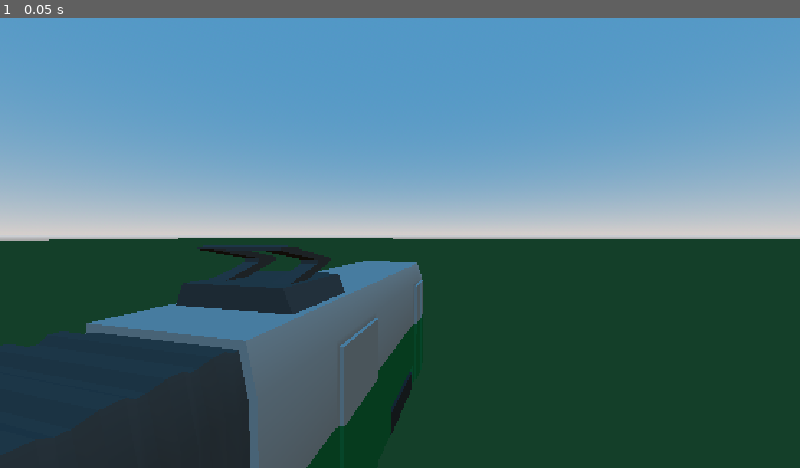
Above: before the commit, frame 1.
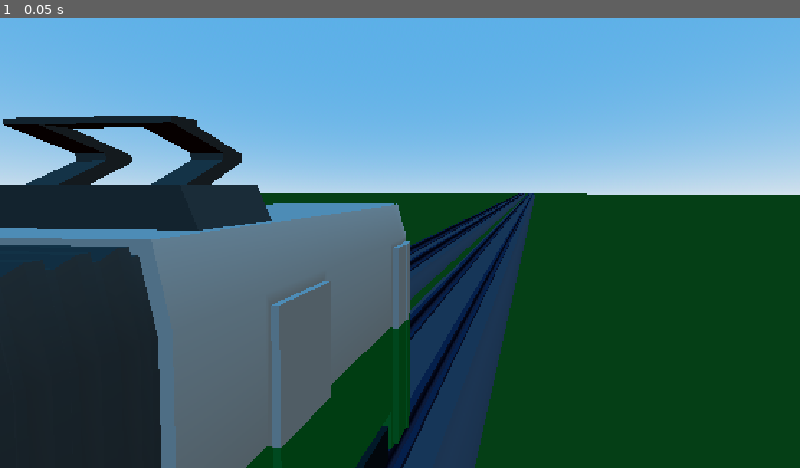
Above: after the commit, the same moment.

Repository: gracedes/mbta-auto-battler
Game: Godot game, scene res://node_2d.tscn
Same seed, same stepped clock (60 frames per second), same inputs: the game is played once before the commit and once after it.
Inputs:
- Up to frame 1 (0.05 s): no input

The runs differ from the first frame. In frame 1, 71% of the frame differs, in the area x 0-100%, y 0-100%.
Error in both runs: Invalid access to property or key 'data' on a base object of type 'Nil'. (res://node_2d.gd:24)

Commit message:
Added Rails and "Attack" Animation
- Rails Added
- Animation for "Attacking" on the Green Line

Diff:
--- a/node_2d.tscn
+++ b/node_2d.tscn
@@ -2,6 +2,44 @@
 
 [ext_resource type="Script" uid="uid://dt3nc4our1mgp" path="res://node_2d.gd" id="1_wtcfe"]
 [ext_resource type="PackedScene" uid="uid://cjlq260cxfpcf" path="res://assets/character/greenline.fbx" id="2_0e48y"]
+[ext_resource type="PackedScene" uid="uid://dd1n2bcj21j5q" path="res://assets/world/rails.fbx" id="3_epypp"]
+
+[sub_resource type="Animation" id="Animation_epypp"]
+length = 0.001
+tracks/0/type = "value"
+tracks/0/imported = false
+tracks/0/enabled = true
+tracks/0/path = NodePath(".:rotation")
+tracks/0/interp = 1
+tracks/0/loop_wrap = true
+tracks/0/keys = {
+"times": PackedFloat32Array(0),
+"transitions": PackedFloat32Array(1),
+"update": 0,
+"values": [Vector3(0, 0, 0)]
+}
+
+[sub_resource type="Animation" id="Animation_0hol4"]
+resource_name = "attack"
+length = 2.0
+tracks/0/type = "value"
+tracks/0/imported = false
+tracks/0/enabled = true
+tracks/0/path = NodePath(".:rotation")
+tracks/0/interp = 1
+tracks/0/loop_wrap = true
+tracks/0/keys = {
+"times": PackedFloat32Array(0.26666665, 0.5667, 0.7667, 0.9667001, 1.1667, 1.6666666),
+"transitions": PackedFloat32Array(0.70710725, 0.70710725, 0.70710725, 0.70710725, 0.70710725, 0.70710725),
+"update": 0,
+"values": [Vector3(0, 0, 0), Vector3(0, 0, 0.059341196), Vector3(0, 0, 0), Vector3(0, 0, -0.059341196), Vector3(0, 0, 0.02094395), Vector3(0, 0, 0)]
+}
+
+[sub_resource type="AnimationLibrary" id="AnimationLibrary_q6r6c"]
+_data = {
+&"RESET": SubResource("Animation_epypp"),
+&"attack": SubResource("Animation_0hol4")
+}
 
 [sub_resource type="PlaneMesh" id="PlaneMesh_4r7k6"]
 
@@ -25,6 +63,10 @@
 background_energy_multiplier = 1.25
 sky = SubResource("Sky_epypp")
 sky_custom_fov = 75.4
+reflected_light_source = 1
+adjustment_enabled = true
+adjustment_brightness = 1.13
+adjustment_contrast = 1.075
 
 [node name="Node2D" type="Node2D" unique_id=519171290]
 script = ExtResource("1_wtcfe")
@@ -33,10 +75,15 @@
 use_threads = true
 
 [node name="Camera3D" type="Camera3D" parent="." unique_id=1322596672]
-transform = Transform3D(0.965926, -0.0067752074, 0.25872973, 0, 0.99965733, 0.026177455, -0.25881842, -0.025285484, 0.965595, 4.250589, 7.3014345, -14.7919235)
+transform = Transform3D(0.9832551, -0.014298104, 0.18167269, 0, 0.99691725, 0.078459926, -0.18223448, -0.07714612, 0.98022395, 4.4645224, 7.567665, -9.21566)
+fov = 33.8
 
 [node name="greenline" parent="." unique_id=368168200 instance=ExtResource("2_0e48y")]
-transform = Transform3D(1, 0, 0, 0, 1, 0, 0, 0, 1, 0, 0.8463173, -27.72)
+transform = Transform3D(1, 0, 0, 0, 1, 0, 0, 0, 1, -0.0014533997, 1.9981437, -24.55478)
+
+[node name="AnimationPlayer" type="AnimationPlayer" parent="greenline" unique_id=437037788]
+libraries/ = SubResource("AnimationLibrary_q6r6c")
+speed_scale = 0.714
 
 [node name="StaticBody3D" type="StaticBody3D" parent="." unique_id=1113747816]
 
@@ -55,3 +102,9 @@
 
 [node name="AreaLight3D" type="AreaLight3D" parent="." unique_id=1176750802]
 transform = Transform3D(1, 0, 0, 0, 1, 0, 0, 0, 1, 0, 60.970352, 32.41156)
+
+[node name="rails" parent="." unique_id=1029825365 instance=ExtResource("3_epypp")]
+transform = Transform3D(-1, 0, -3.166382e-06, 0, 1, 0, 1.509958e-07, 0, -20.97, -0.0014533997, 1.9981437, -44.141)
+
+[node name="rails2" parent="." unique_id=1331645896 instance=ExtResource("3_epypp")]
+transform = Transform3D(-1, 0, -3.166382e-06, 0, 1, 0, 1.509958e-07, 0, -20.97, -6.600899, 1.9981437, -44.141)
Binary file added: assets/world/rails.fbx
Not shown, added: assets/world/rails.fbx.import
